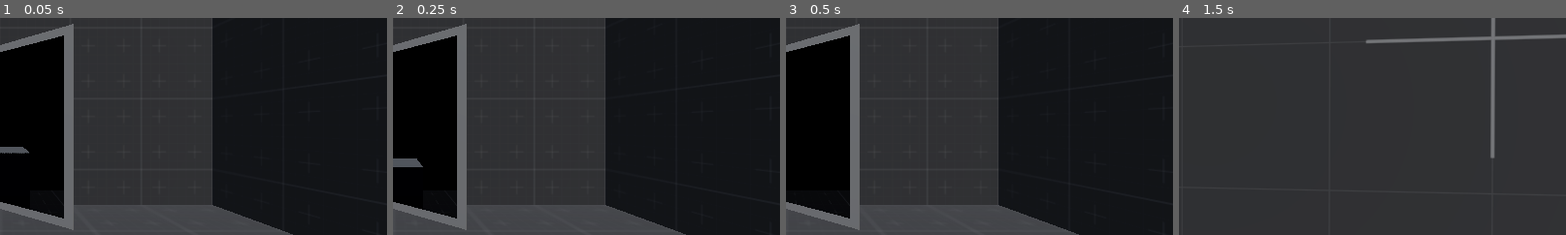
Above: before the commit, frames 1-4 (left to right).
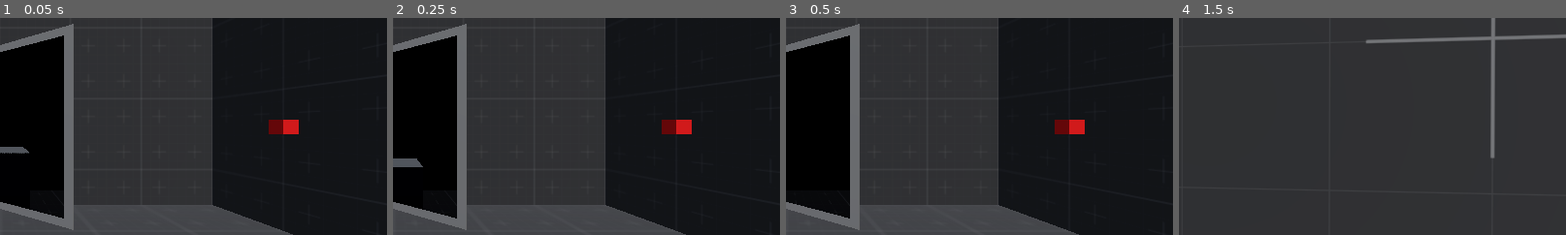
Above: after the commit, the same moments.

Repository: Wowe-Peanut/GetReal
Game: Godot game, scene res://test.tscn
Same seed, same stepped clock (60 frames per second), same inputs: the game is played once before the commit and once after it.
Inputs (mouse positions are % of the whole screen's width and height, from its top left):
- Up to frame 1 (0.05 s): no input
- Up to frame 2 (0.25 s): no input
- Up to frame 3 (0.5 s): no input
- Up to frame 4 (1.5 s): move the mouse to (55, 50) at 0.52 s; hold W (move_forward) from 0.53 s (still down); right-click (55, 50) at 0.6 s; tap Space (jump) at 0.77 s; move the mouse to (45, 50) at 1.27 s; tap Q (take_picture) at 1.35 s
The pictures show only the part of the screen within x 50-100%, y 25-75%; the shares and areas given below are measured in that part.

The runs differ from the first frame. In frame 1, 0.5% of the frame differs, in the area x 69-78%, y 46-54%; in frame 2, 0.5%; in frame 3, 0.5%; in frame 4, nothing differs.

Commit message:
found issue (probably) (it's in box.gd)

Diff:
--- a/box.gd
+++ b/box.gd
@@ -19,12 +19,17 @@
 func _physics_process(_delta: float) -> void:
 	# if off screen and ct off: start coyote timer
 	if !visibility_check.is_on_screen() and coyote_timer.is_stopped():
+		print("off screen")
 		coyote_timer.start()
 	# if on screen and ct off, and obscured, ct on
+	print("check one")
 	if visibility_check.is_on_screen() and is_obscured(get_world_3d().direct_space_state) and coyote_timer.is_stopped():
+		print("on screen, obscured")
 		coyote_timer.start()
 	# if on screen and unobscured stop and ct on, don't delete ct off
+	print("check two")
 	if visibility_check.is_on_screen() and !is_obscured(get_world_3d().direct_space_state) and !coyote_timer.is_stopped():
+		print("on screen not obscured")
 		coyote_timer.stop()
 
 
@@ -43,9 +48,14 @@
 
 
 func cast_ray(state: PhysicsDirectSpaceState3D, vertex: Vector3, observer_position: Vector3) -> Dictionary:
-	var from = mesh.global_transform.basis * vertex + mesh.global_position
+	# I THINK ISSUE IS HERE, corner of the box is not correct in world space
+	var from = mesh.global_transform * vertex + mesh.global_position
 	var query = PhysicsRayQueryParameters3D.create(from, observer_position)
 	query.exclude = [self] # this should change as more types of colliders are added
+
+	print(from)
+	print(observer_position)
+
 	return state.intersect_ray(query)
 
 
--- a/mirror.tscn
+++ b/mirror.tscn
@@ -14,7 +14,7 @@
 size = Vector3(1.1, 1.1, 0.01)
 
 [sub_resource type="BoxShape3D" id="BoxShape3D_bh318"]
-size = Vector3(1, 1, 0.01)
+size = Vector3(1, 1, 0.1)
 
 [node name="Mirror" type="Node3D"]
 script = ExtResource("1_23741")
--- a/test.tscn
+++ b/test.tscn
@@ -13,6 +13,13 @@
 [sub_resource type="Environment" id="Environment_4nkms"]
 background_mode = 2
 sky = SubResource("Sky_v4ln1")
+
+[sub_resource type="StandardMaterial3D" id="StandardMaterial3D_14dre"]
+albedo_color = Color(1, 0, 0, 1)
+
+[sub_resource type="BoxMesh" id="BoxMesh_qertm"]
+material = SubResource("StandardMaterial3D_14dre")
+size = Vector3(0.1, 0.1, 0.1)
 
 [node name="test" type="Node3D"]
 
@@ -37,3 +44,11 @@
 
 [node name="Box" parent="." instance=ExtResource("4_i4ok3")]
 transform = Transform3D(1, 0, 0, 0, 1, 0, 0, 0, 1, -1, -2, -1)
+
+[node name="MeshInstance3D" type="MeshInstance3D" parent="."]
+transform = Transform3D(1, 0, 0, 0, 1, 0, 0, 0, 1, 1.9, -1.4, -0.9)
+mesh = SubResource("BoxMesh_qertm")
+
+[node name="MeshInstance3D2" type="MeshInstance3D" parent="."]
+transform = Transform3D(1, 0, 0, 0, 1, 0, 0, 0, 1, -1.375, -1.633, -6.25)
+mesh = SubResource("BoxMesh_qertm")
Not shown: 1 places in test.tscn that only renumber resources
